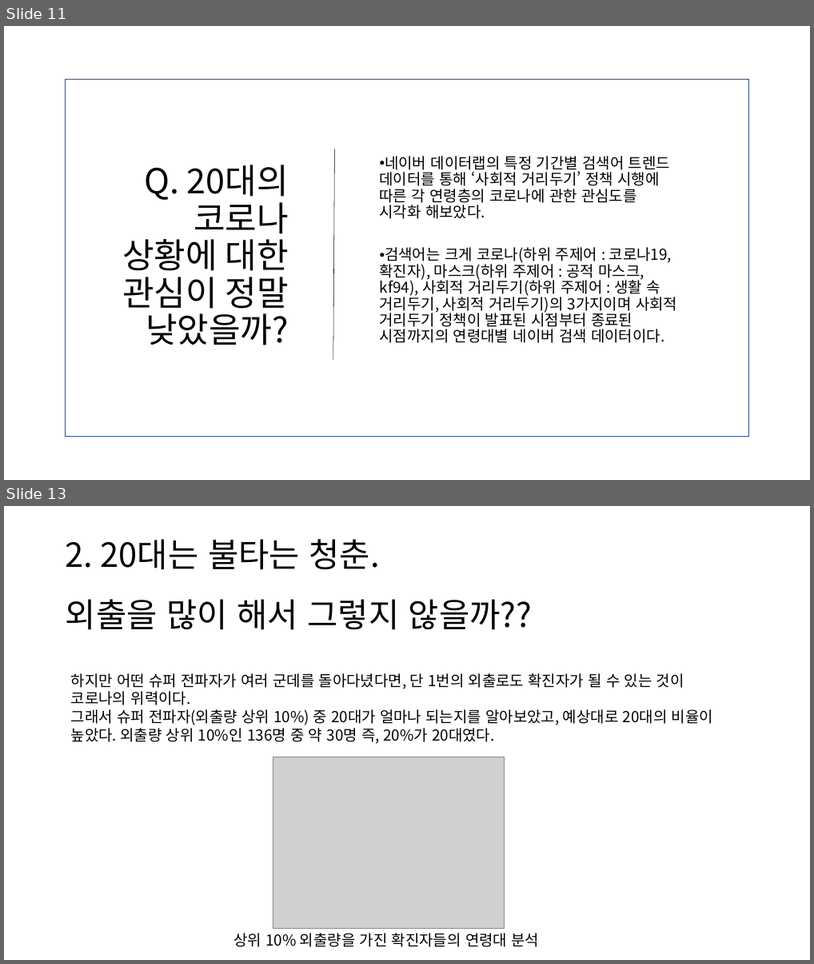
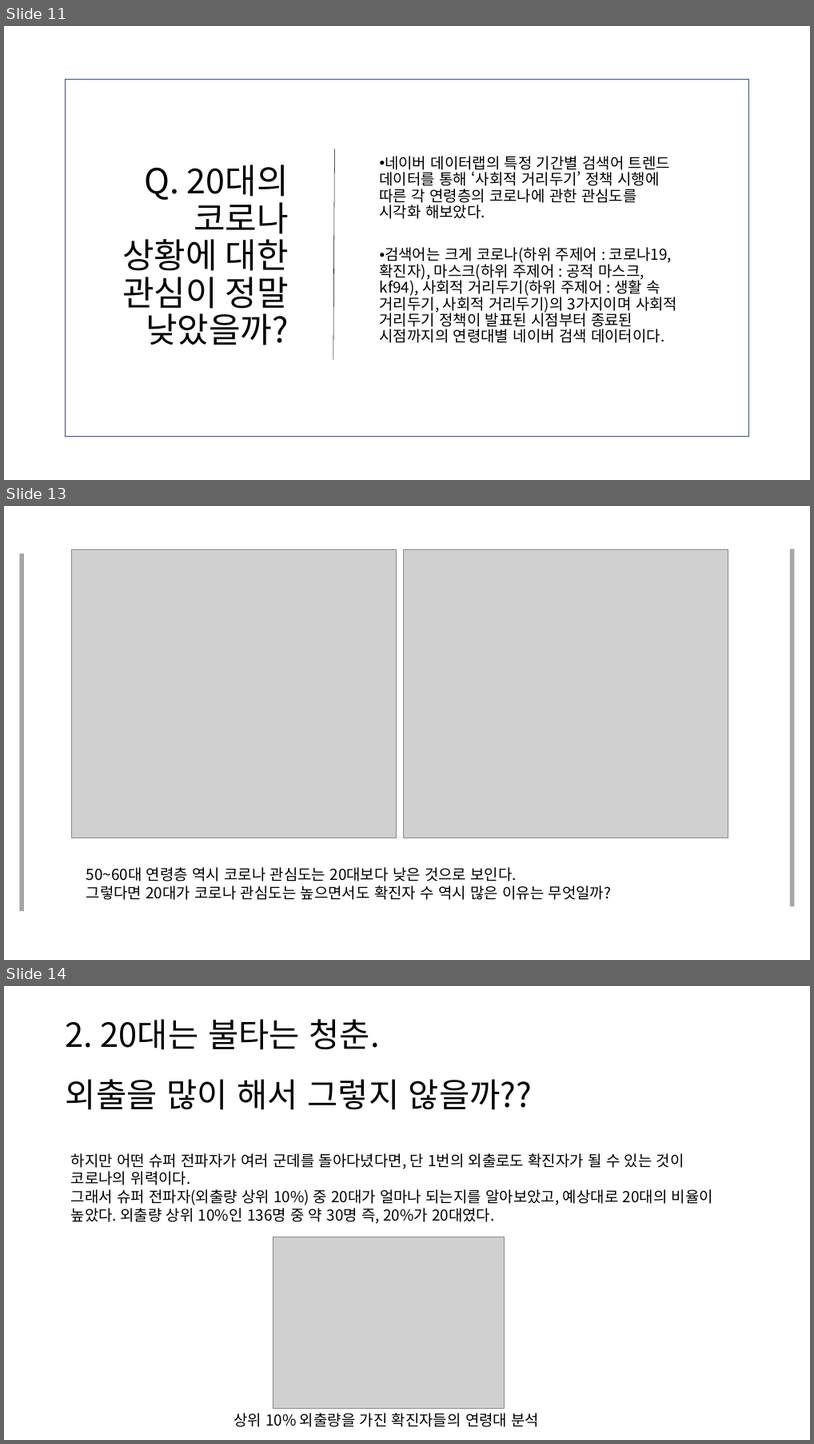
Before and after one commit to JooEHyeon/CORONA19_data_analysis, a slide deck: 최종합본.pptx. Shown one above the other, each under a label of ours: slides 11 and 13 before the commit, slides 11, 13 and 14 after it; the slides between them are not shown. The pictures are 814x964 and 814x1444 pixels, drawn with LibreOffice and Linux fonts; fonts in the diff are those of the drawing; grey boxes stand for pictures. Boxes give left, top, right and bottom in pixels: in the first picture for what was removed or moved away, otherwise in the second. Text is boxed around its words. In the diff, an @@ line names an element or a change of style, - is before the commit and + after.

```diff
--- a/최종합본.pptx
+++ b/최종합본.pptx
@@ slide 13 added at (4, 506, 810, 960), background #FFFFFF @@
@@ rectangle added at (20, 553, 24, 911), fill #A6A6A6 @@
@@ picture added at (72, 549, 397, 837) @@
@@ picture added at (404, 549, 729, 838) @@
@@ rectangle added at (790, 549, 794, 907), fill #A6A6A6 @@
@@ text added at (86, 867, 612, 900), 18 pt, text #000000 @@
+50~60대 연령층 역시 코로나 관심도는 20대보다 낮은 것으로 보인다.
+그렇다면 20대가 코로나 관심도는 높으면서도 확진자 수 역시 많은 이유는 무엇일까?
@@ what was slide 13 is now slide 14 @@
```
Also in this commit, not shown: 1 slide changed.
